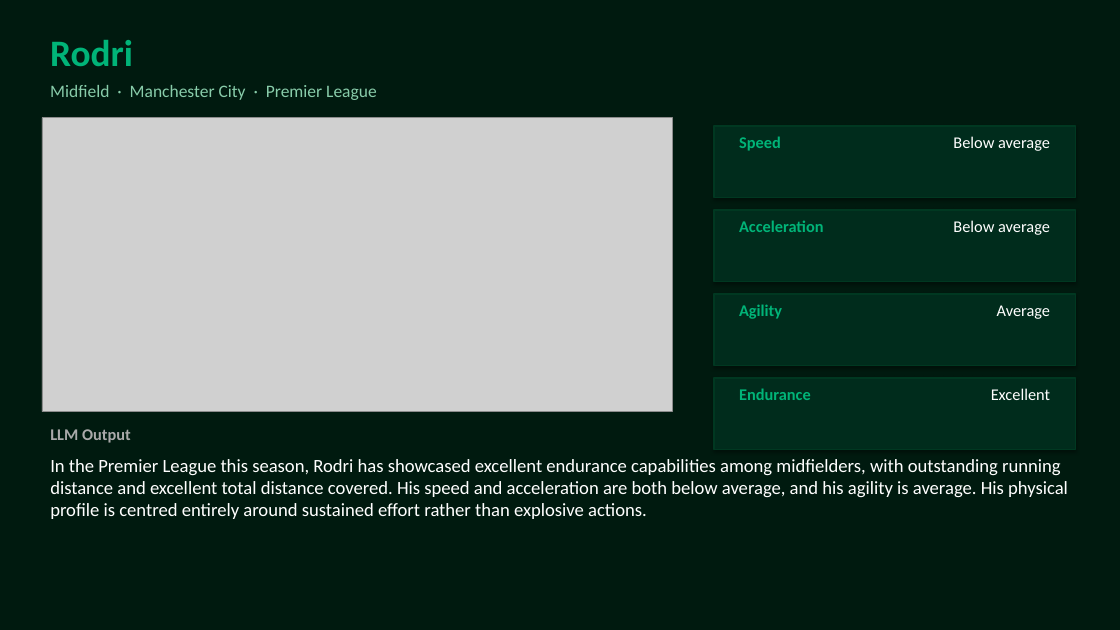
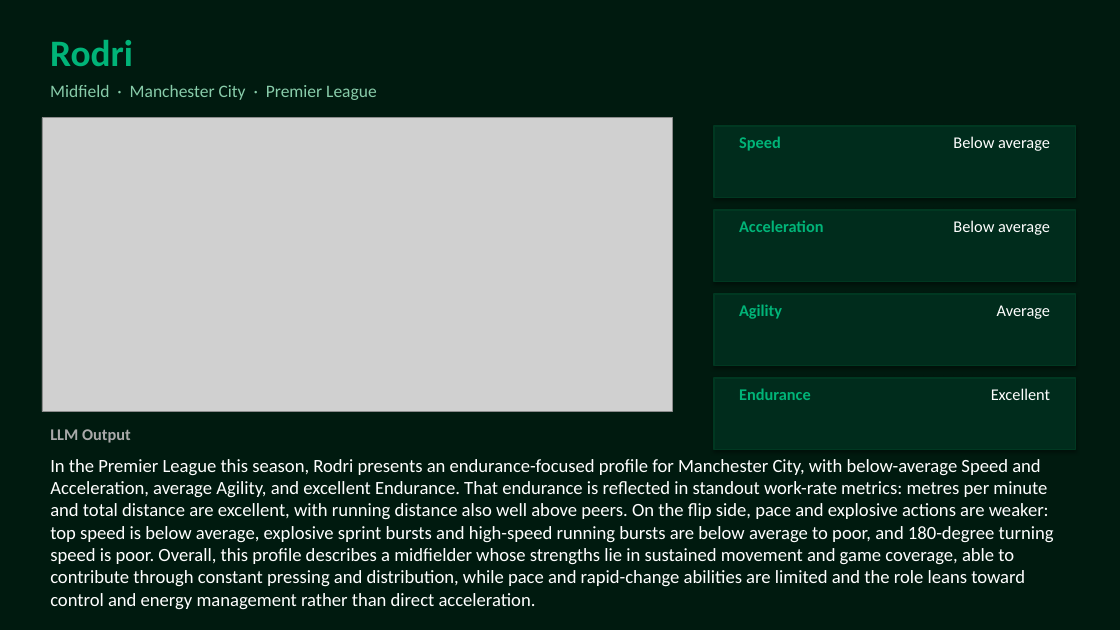
Before and after one commit to pedrocc03-org/Twelve-Context-Engineering-2026, a slide deck: slide 3 of Physical_Analyst_Presentation.pptx. Drawn at 1120x630 pixels with LibreOffice and Linux fonts; fonts in the diff are those of the drawing; grey boxes stand for pictures. Boxes give left, top, right and bottom in pixels: in the first picture for what was removed or moved away, otherwise in the second. Text is boxed around its words. In the diff, an @@ line names an element or a change of style, - is before the commit and + after.

```diff
--- a/Physical_Analyst_Presentation.pptx
+++ b/Physical_Analyst_Presentation.pptx
@@ text at (50, 459, 1054, 610): text changed @@
-In the Premier League this season, Rodri has showcased excellent endurance capabilities among midfielders, with outstanding running distance and excellent total distance covered. His speed and acceleration are both below average, and his agility is average. His physical profile is centred entirely around sustained effort rather than explosive actions.
+In the Premier League this season, Rodri presents an endurance-focused profile for Manchester City, with below-average Speed and Acceleration, average Agility, and excellent Endurance. That endurance is reflected in standout work-rate metrics: metres per minute and total distance are excellent, with running distance also well above peers. On the flip side, pace and explosive actions are weaker: top speed is below average, explosive sprint bursts and high-speed running bursts are below average to poor, and 180-degree turning speed is poor. Overall, this profile describes a midfielder whose strengths lie in sustained movement and game coverage, able to contribute through constant pressing and distribution, while pace and rapid-change abilities are limited and the role leans toward control and energy management rather than direct acceleration.
```
Also in this commit, not shown: 2 other slides changed.
